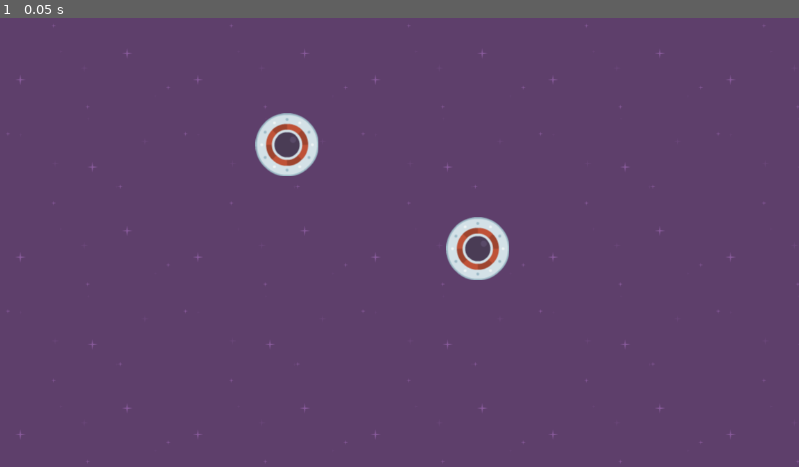
Above: before the commit, frame 1.
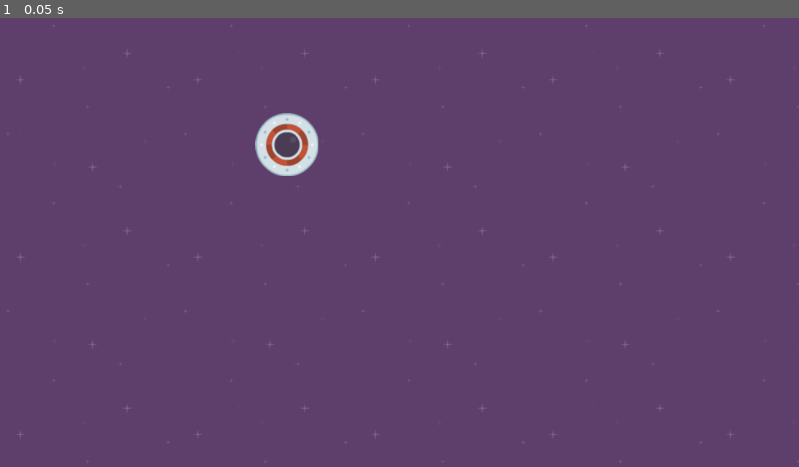
Above: after the commit, the same moment.

Repository: vslayer34/Speedy-Saucer
Game: Godot game, scene res://level_1.tscn
Same seed, same stepped clock (60 frames per second), same inputs: the game is played once before the commit and once after it.
Inputs:
- Up to frame 1 (0.05 s): no input

The runs differ from the first frame. In frame 1, 0.8% of the frame differs, in the area x 55-64%, y 44-59%.

Commit message:
Changed the z index drawing order of the player and background

Diff:
--- a/level_1.tscn
+++ b/level_1.tscn
@@ -6,6 +6,7 @@
 [node name="Level1" type="Node2D"]
 
 [node name="Background" type="TextureRect" parent="."]
+z_index = -10
 offset_right = 1152.0
 offset_bottom = 648.0
 texture = ExtResource("1_qln5c")
@@ -13,6 +14,3 @@
 
 [node name="Player" parent="." instance=ExtResource("2_klwd8")]
 position = Vector2(414, 183)
-
-[node name="Player2" parent="." instance=ExtResource("2_klwd8")]
-position = Vector2(689, 333)
